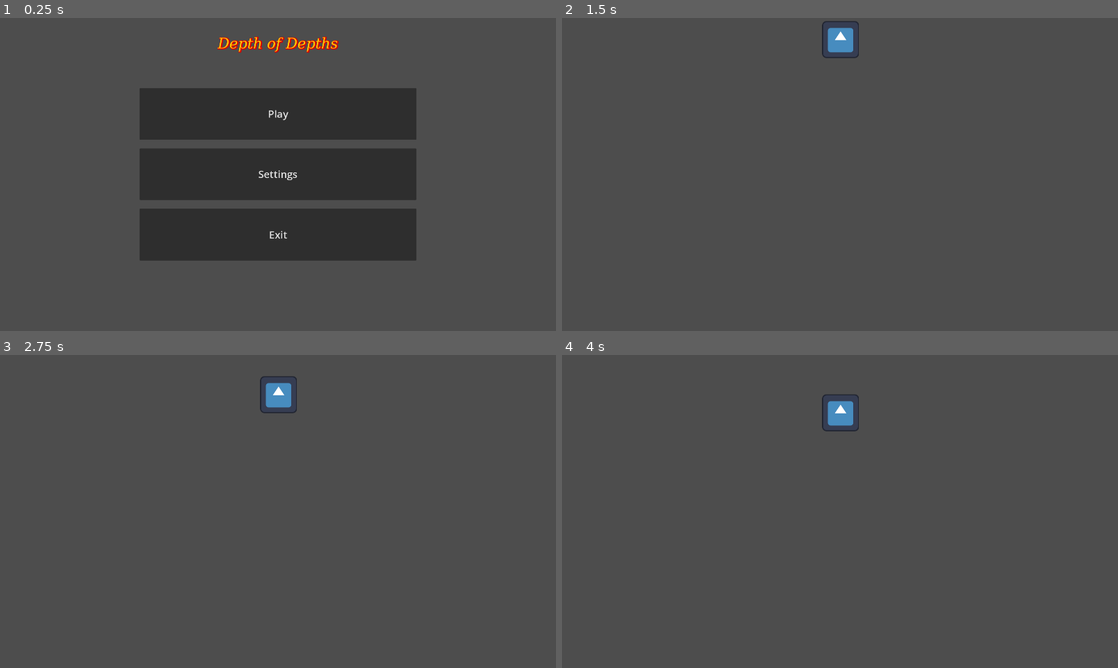
Above: before the commit, frames 1-4 (two rows, left to right).
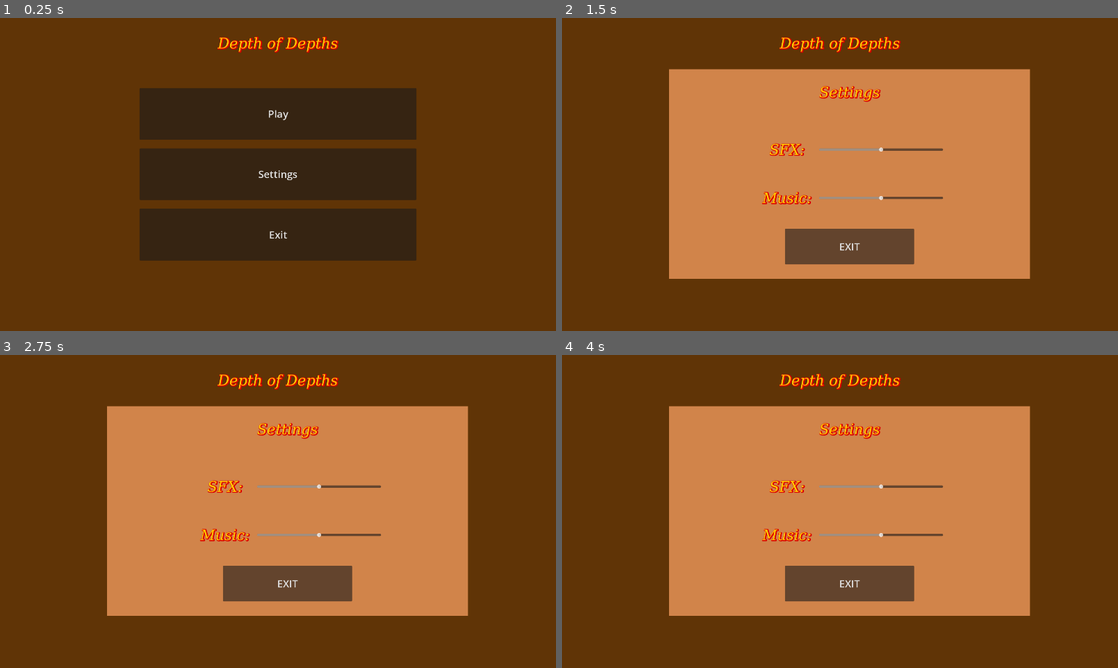
Above: after the commit, the same moments.

Repository: KaarenTenson/GameJam2025GreenMoneyQuack
Game: Godot game, scene res://scenes/main_menu.tscn
Same seed, same stepped clock (60 frames per second), same inputs: the game is played once before the commit and once after it. This scene is started directly instead of the project's main scene. The engine's default icon, where the game draws it, is replaced by a stand-in: a white triangle on a blue panel in a dark square.
Inputs (mouse positions are in pixels of both pictures, inside the frame that each line leads up to):
- Up to frame 1 (0.25 s): no input
- Up to frame 2 (1.5 s): click "Settings" at 0.5 s; click "Play" at 1.25 s
- Up to frame 3 (2.75 s): click (278, 452) at 2 s, where only the run after the commit has a clickable "Play"
- Up to frame 4 (4 s): click (840, 452) at 2.75 s, where only the run after the commit has a clickable "Play"; move the mouse to (962, 495) at 3.52 s; press the mouse at (962, 495) at 3.53 s

The runs differ from the first frame. In frame 1, 99% of the frame differs, in the area x 0-100%, y 0-100%; in frame 2, 100%; in frame 3, 100%; in frame 4, 100%.

Commit message:
menu

Diff:
--- /dev/null
+++ b/gamejam2025greenmoneyquack/default_bus_layout.tres
@@ -0,0 +1,15 @@
+[gd_resource type="AudioBusLayout" format=3 uid="uid://bi5je7lrs0gwt"]
+
+[resource]
+bus/1/name = &"Music"
+bus/1/solo = false
+bus/1/mute = false
+bus/1/bypass_fx = false
+bus/1/volume_db = 0.267241
+bus/1/send = &"Master"
+bus/2/name = &"SFX"
+bus/2/solo = false
+bus/2/mute = false
+bus/2/bypass_fx = false
+bus/2/volume_db = -0.526013
+bus/2/send = &"Master"
--- a/gamejam2025greenmoneyquack/scenes/main_menu.tscn
+++ b/gamejam2025greenmoneyquack/scenes/main_menu.tscn
@@ -1,9 +1,14 @@
-[gd_scene load_steps=3 format=3 uid="uid://ctbk2e3ixxtnd"]
+[gd_scene load_steps=5 format=3 uid="uid://blbbrmv8t7x5i"]
 
 [ext_resource type="Theme" uid="uid://cp2faysunucaq" path="res://themes/mainMenuTheme.tres" id="1_o5qli"]
 [ext_resource type="Script" uid="uid://b232ofo6yrhpi" path="res://scripts/main_menu_script.gd" id="2_0wfyh"]
+[ext_resource type="PackedScene" uid="uid://bieh1fbcw4e2i" path="res://scenes/settings.tscn" id="3_bqqt6"]
 
-[node name="Main Menu" type="VBoxContainer" node_paths=PackedStringArray("play_button", "settings_button", "exit_button")]
+[sub_resource type="StyleBoxFlat" id="StyleBoxFlat_ekxnf"]
+bg_color = Color(0.375899, 0.202623, 0.0245187, 1)
+
+[node name="Main Menu" type="Control" node_paths=PackedStringArray("play_button", "settings_button", "exit_button")]
+layout_mode = 3
 anchors_preset = 15
 anchor_right = 1.0
 anchor_bottom = 1.0
@@ -13,19 +18,36 @@
 size_flags_vertical = 3
 theme = ExtResource("1_o5qli")
 script = ExtResource("2_0wfyh")
-play_button = NodePath("VBoxContainer/HBoxContainer/VBoxContainer/Play")
-settings_button = NodePath("VBoxContainer/HBoxContainer/VBoxContainer/Settings")
-exit_button = NodePath("VBoxContainer/HBoxContainer/VBoxContainer/Exit")
+play_button = NodePath("VBoxContainer2/VBoxContainer/HBoxContainer/VBoxContainer/Play")
+settings_button = NodePath("VBoxContainer2/VBoxContainer/HBoxContainer/VBoxContainer/Settings")
+exit_button = NodePath("VBoxContainer2/VBoxContainer/HBoxContainer/VBoxContainer/Exit")
 
-[node name="HBoxContainer" type="HBoxContainer" parent="."]
+[node name="Panel" type="Panel" parent="."]
+layout_mode = 1
+anchors_preset = 15
+anchor_right = 1.0
+anchor_bottom = 1.0
+grow_horizontal = 2
+grow_vertical = 2
+theme_override_styles/panel = SubResource("StyleBoxFlat_ekxnf")
+
+[node name="VBoxContainer2" type="VBoxContainer" parent="."]
+layout_mode = 1
+anchors_preset = 15
+anchor_right = 1.0
+anchor_bottom = 1.0
+grow_horizontal = 2
+grow_vertical = 2
+
+[node name="HBoxContainer" type="HBoxContainer" parent="VBoxContainer2"]
 layout_mode = 2
 size_flags_vertical = 3
 
-[node name="Control" type="Control" parent="HBoxContainer"]
+[node name="Control" type="Control" parent="VBoxContainer2/HBoxContainer"]
 layout_mode = 2
 size_flags_horizontal = 3
 
-[node name="Title" type="Label" parent="HBoxContainer"]
+[node name="Title" type="Label" parent="VBoxContainer2/HBoxContainer"]
 layout_mode = 2
 size_flags_horizontal = 3
 text = "Depth of Depths
@@ -33,50 +55,61 @@
 horizontal_alignment = 1
 vertical_alignment = 1
 
-[node name="Control2" type="Control" parent="HBoxContainer"]
+[node name="Control2" type="Control" parent="VBoxContainer2/HBoxContainer"]
 layout_mode = 2
 size_flags_horizontal = 3
 
-[node name="VBoxContainer" type="VBoxContainer" parent="."]
+[node name="VBoxContainer" type="VBoxContainer" parent="VBoxContainer2"]
 layout_mode = 2
 size_flags_vertical = 3
 size_flags_stretch_ratio = 2.5
 
-[node name="HBoxContainer" type="HBoxContainer" parent="VBoxContainer"]
+[node name="HBoxContainer" type="HBoxContainer" parent="VBoxContainer2/VBoxContainer"]
 layout_mode = 2
 size_flags_vertical = 3
 
-[node name="Control" type="Control" parent="VBoxContainer/HBoxContainer"]
+[node name="Control" type="Control" parent="VBoxContainer2/VBoxContainer/HBoxContainer"]
 layout_mode = 2
 size_flags_horizontal = 3
 
-[node name="VBoxContainer" type="VBoxContainer" parent="VBoxContainer/HBoxContainer"]
+[node name="VBoxContainer" type="VBoxContainer" parent="VBoxContainer2/VBoxContainer/HBoxContainer"]
 layout_mode = 2
 size_flags_horizontal = 3
 size_flags_stretch_ratio = 2.0
 theme_override_constants/separation = 30
 
-[node name="Play" type="Button" parent="VBoxContainer/HBoxContainer/VBoxContainer"]
+[node name="Play" type="Button" parent="VBoxContainer2/VBoxContainer/HBoxContainer/VBoxContainer"]
 layout_mode = 2
 size_flags_vertical = 3
 text = "Play
 "
 
-[node name="Settings" type="Button" parent="VBoxContainer/HBoxContainer/VBoxContainer"]
+[node name="Settings" type="Button" parent="VBoxContainer2/VBoxContainer/HBoxContainer/VBoxContainer"]
 layout_mode = 2
 size_flags_vertical = 3
 text = "Settings"
 
-[node name="Exit" type="Button" parent="VBoxContainer/HBoxContainer/VBoxContainer"]
+[node name="Exit" type="Button" parent="VBoxContainer2/VBoxContainer/HBoxContainer/VBoxContainer"]
 layout_mode = 2
 size_flags_vertical = 3
 text = "Exit
 "
 
-[node name="Control2" type="Control" parent="VBoxContainer/HBoxContainer"]
+[node name="Control2" type="Control" parent="VBoxContainer2/VBoxContainer/HBoxContainer"]
 layout_mode = 2
 size_flags_horizontal = 3
 
-[node name="Control" type="Control" parent="."]
+[node name="Control" type="Control" parent="VBoxContainer2"]
 layout_mode = 2
 size_flags_vertical = 3
+
+[node name="settings" parent="." instance=ExtResource("3_bqqt6")]
+visible = false
+layout_mode = 1
+anchors_preset = 15
+anchor_right = 1.0
+anchor_bottom = 1.0
+offset_left = 370.0
+offset_top = 176.0
+offset_right = -319.0
+offset_bottom = -188.0
--- a/gamejam2025greenmoneyquack/scenes/settings.tscn
+++ b/gamejam2025greenmoneyquack/scenes/settings.tscn
@@ -5,7 +5,7 @@
 [sub_resource type="StyleBoxFlat" id="StyleBoxFlat_6buu5"]
 bg_color = Color(0.818566, 0.519202, 0.29114, 1)
 
-[node name="settings" type="Control"]
+[node name="settings" type="Control" node_paths=PackedStringArray("exit_button")]
 layout_mode = 3
 anchor_right = 0.649
 anchor_bottom = 0.67
@@ -14,6 +14,7 @@
 grow_horizontal = 2
 grow_vertical = 2
 script = ExtResource("1_5p8wc")
+exit_button = NodePath("MarginContainer/VBoxContainer/MarginContainer/Button")
 
 [node name="Control" type="Panel" parent="."]
 layout_mode = 2
@@ -42,41 +43,44 @@
 horizontal_alignment = 1
 vertical_alignment = 1
 
-[node name="HBoxContainer2" type="HBoxContainer" parent="MarginContainer/VBoxContainer"]
+[node name="SFX_Container" type="HBoxContainer" parent="MarginContainer/VBoxContainer"]
 layout_mode = 2
 size_flags_vertical = 3
 
-[node name="Label" type="Label" parent="MarginContainer/VBoxContainer/HBoxContainer2"]
+[node name="Label" type="Label" parent="MarginContainer/VBoxContainer/SFX_Container"]
 layout_mode = 2
 size_flags_horizontal = 3
-text = "SFX:
-"
+text = "SFX:"
 horizontal_alignment = 1
 vertical_alignment = 1
 
-[node name="HSlider" type="HSlider" parent="MarginContainer/VBoxContainer/HBoxContainer2"]
-layout_mode = 2
-size_flags_horizontal = 3
-size_flags_vertical = 4
-size_flags_stretch_ratio = 2.0
-
-[node name="HBoxContainer" type="HBoxContainer" parent="MarginContainer/VBoxContainer"]
-layout_mode = 2
-size_flags_vertical = 3
-
-[node name="Label" type="Label" parent="MarginContainer/VBoxContainer/HBoxContainer"]
-layout_mode = 2
-size_flags_horizontal = 3
-text = "Music:
-"
-horizontal_alignment = 1
-vertical_alignment = 1
-
-[node name="HSlider" type="HSlider" parent="MarginContainer/VBoxContainer/HBoxContainer"]
+[node name="SFX_Slider" type="HSlider" parent="MarginContainer/VBoxContainer/SFX_Container"]
+layout_direction = 2
 layout_mode = 2
 size_flags_horizontal = 3
 size_flags_vertical = 1
 size_flags_stretch_ratio = 2.0
+max_value = 1.0
+step = 0.01
+
+[node name="MusicContainer" type="HBoxContainer" parent="MarginContainer/VBoxContainer"]
+layout_mode = 2
+size_flags_vertical = 3
+
+[node name="Label" type="Label" parent="MarginContainer/VBoxContainer/MusicContainer"]
+layout_mode = 2
+size_flags_horizontal = 3
+text = "Music:"
+horizontal_alignment = 1
+vertical_alignment = 1
+
+[node name="Music_Slider" type="HSlider" parent="MarginContainer/VBoxContainer/MusicContainer"]
+layout_mode = 2
+size_flags_horizontal = 3
+size_flags_vertical = 1
+size_flags_stretch_ratio = 2.0
+max_value = 1.0
+step = 0.01
 
 [node name="MarginContainer" type="MarginContainer" parent="MarginContainer/VBoxContainer"]
 layout_mode = 2
@@ -91,3 +95,6 @@
 size_flags_vertical = 3
 text = "EXIT
 "
+
+[connection signal="value_changed" from="MarginContainer/VBoxContainer/SFX_Container/SFX_Slider" to="." method="_on_sfx_slider_value_changed"]
+[connection signal="value_changed" from="MarginContainer/VBoxContainer/MusicContainer/Music_Slider" to="." method="_on_music_slider_value_changed"]
--- a/gamejam2025greenmoneyquack/scripts/main_menu_script.gd
+++ b/gamejam2025greenmoneyquack/scripts/main_menu_script.gd
@@ -1,11 +1,12 @@
-extends VBoxContainer
+extends Control
 
 @export var play_button: Button
 @export var settings_button: Button
 @export var exit_button: Button
+@onready var settings: Control = $settings
 
 # Called when the node enters the scene tree for the first time.
 func _ready() -> void:
 	play_button.pressed.connect(func(): get_tree().change_scene_to_file("res://scenes/main.tscn"))
-	settings_button.pressed.connect(func(): print("yes"))
+	settings_button.pressed.connect(func(): settings.visible= !settings.visible)
 	exit_button.pressed.connect(func(): get_tree().quit(0))
--- a/gamejam2025greenmoneyquack/scripts/settings.gd
+++ b/gamejam2025greenmoneyquack/scripts/settings.gd
@@ -1,11 +1,24 @@
 extends Control
-
-
+@export var exit_button:Button
+@onready var sfx_slider: HSlider = $MarginContainer/VBoxContainer/SFX_Container/SFX_Slider
+@onready var music_slider: HSlider = $MarginContainer/VBoxContainer/MusicContainer/Music_Slider
+var music_bus:int =AudioServer.get_bus_index("Music")
+var sfx_bus:int= AudioServer.get_bus_index("SFX")
 # Called when the node enters the scene tree for the first time.
 func _ready() -> void:
-	pass # Replace with function body.
 
+	exit_button.pressed.connect(func(): visible=!visible)
+	sfx_slider.value= 0.5
+	music_slider.value= 0.5
 
 # Called every frame. 'delta' is the elapsed time since the previous frame.
 func _process(delta: float) -> void:
 	pass
+
+
+func _on_sfx_slider_value_changed(value: float) -> void:
+	AudioServer.set_bus_volume_linear(sfx_bus, value)
+
+
+func _on_music_slider_value_changed(value: float) -> void:
+	AudioServer.set_bus_volume_linear(music_bus, value)
